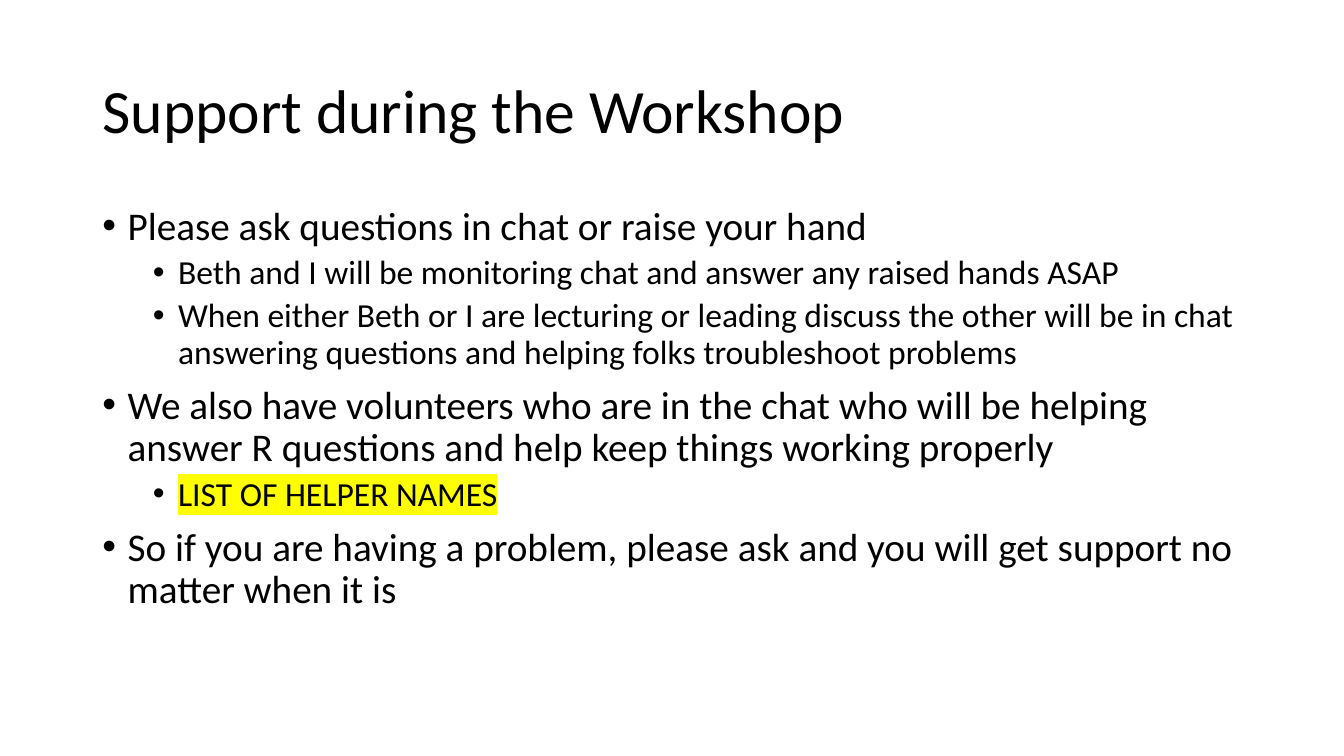
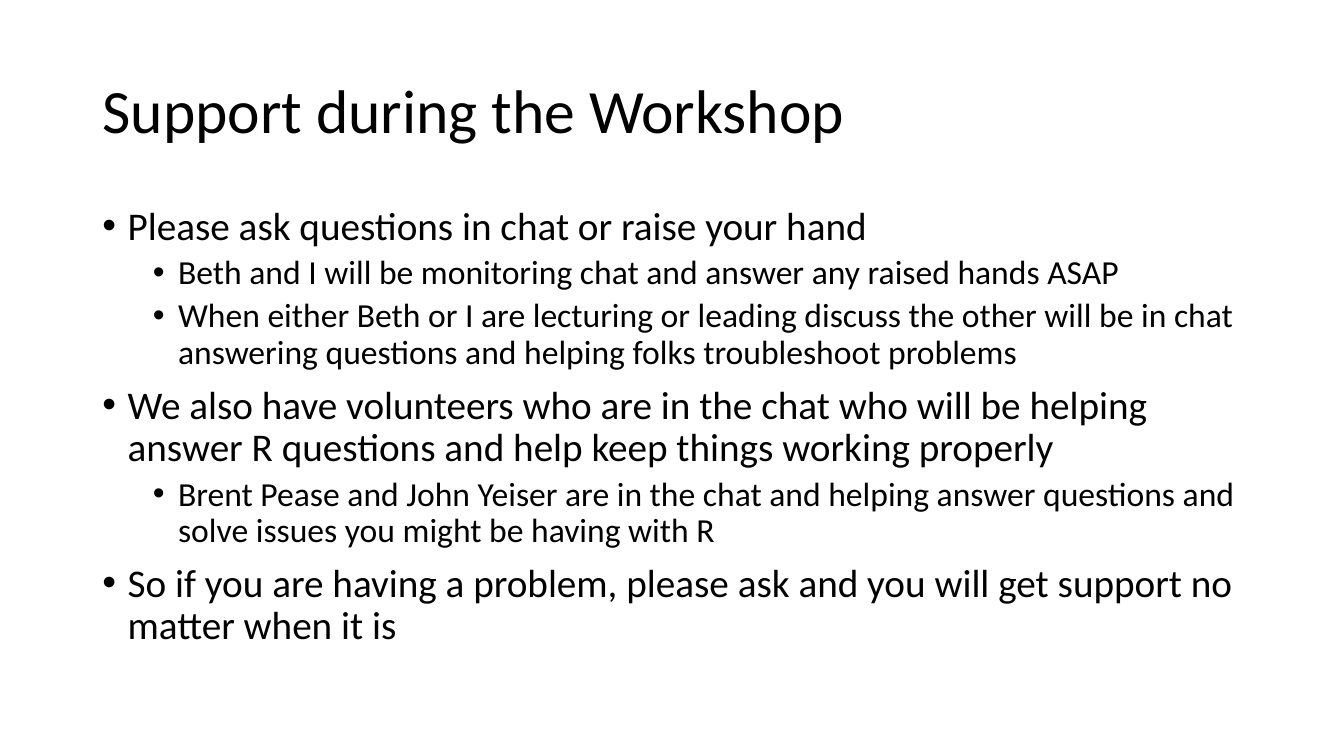
Before and after one commit to evanmadams/NAOC2020-Count-Data-Workshop, a slide deck: slide 6 of lessons/workshop_introduction.pptx. Drawn at 1344x756 pixels with LibreOffice and Linux fonts; fonts in the diff are those of the drawing. Boxes give left, top, right and bottom in pixels: in the first picture for what was removed or moved away, otherwise in the second. Text is boxed around its words. In the diff, an @@ line names an element or a change of style, - is before the commit and + after.

```diff
--- a/lessons/workshop_introduction.pptx
+++ b/lessons/workshop_introduction.pptx
@@ text at [178, 482, 1234, 548]: text changed @@
-  • LIST OF HELPER NAMES
+  • Brent Pease and John Yeiser are in the chat and helping answer questions and solve issues you might be having with R
```
Also in this commit, not shown: 1 other slide changed, 2 other files.
